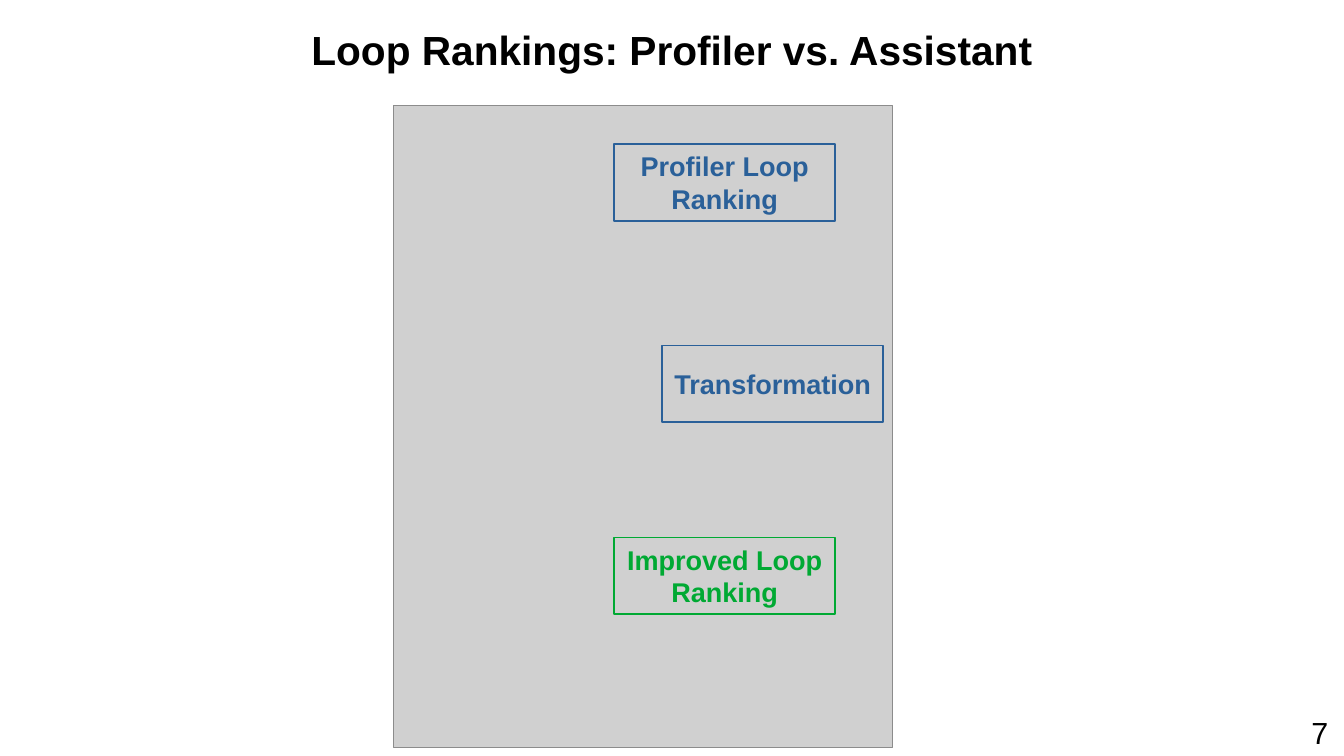
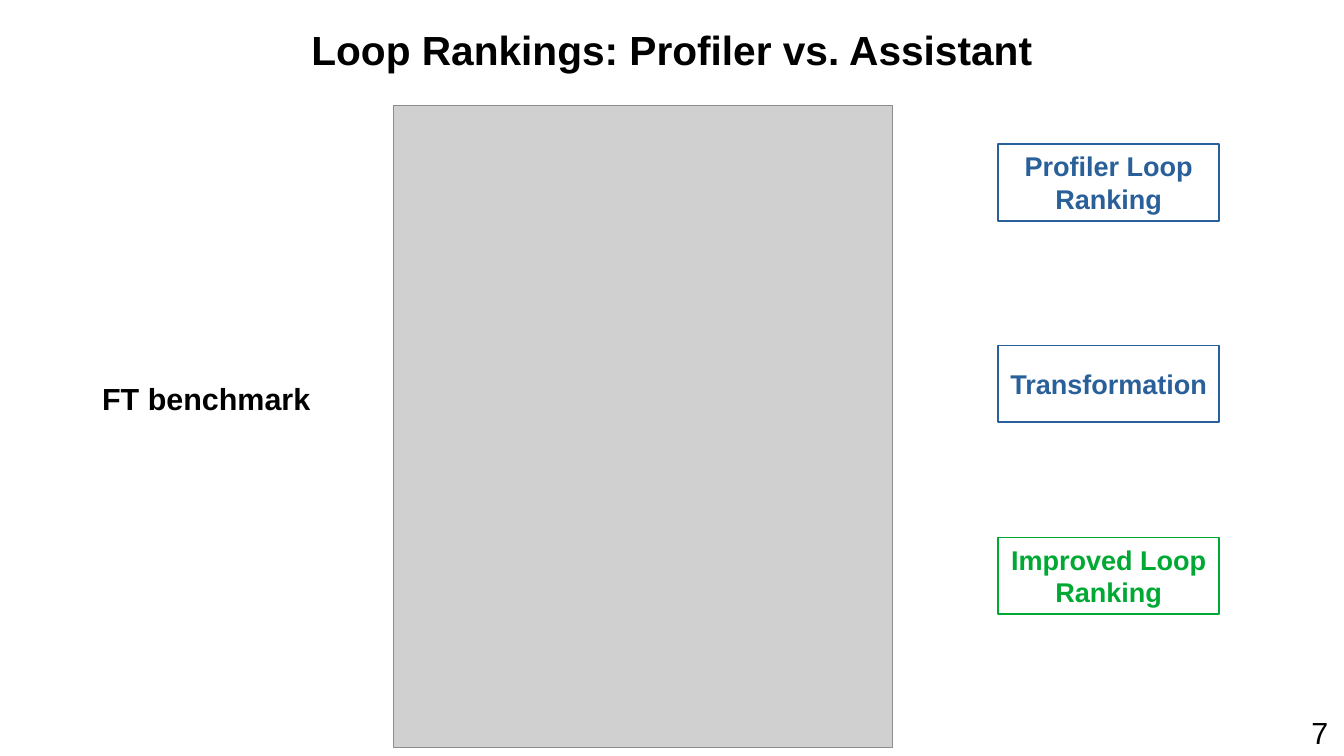
Before and after one commit to harel-coffee/PParMetrics-auto, a slide deck: slide 36 of doc/AI_SEPS_2019_talk/presentation.odp (slide 37 before the commit). Drawn at 1344x756 pixels with LibreOffice and Linux fonts; fonts in the diff are those of the drawing; grey boxes stand for pictures. Boxes give left, top, right and bottom in pixels: in the first picture for what was removed or moved away, otherwise in the second. Text is boxed around its words. In the diff, an @@ line names an element or a change of style, - is before the commit and + after.

```diff
--- a/doc/AI_SEPS_2019_talk/presentation.odp
+++ b/doc/AI_SEPS_2019_talk/presentation.odp
@@ rectangle "Profiler Loop": place and size @@
-rectangle "Profiler Loop" at bbox=[615, 144, 835, 221]
+rectangle "Profiler Loop" at bbox=[999, 144, 1220, 221]
@@ rectangle "Transformation": place and size @@
-rectangle "Transformation" at bbox=[662, 345, 883, 422]
+rectangle "Transformation" at bbox=[999, 345, 1220, 422]
@@ text added at bbox=[102, 388, 311, 411], 18 pt, text #000000, bold @@
+FT benchmark
@@ rectangle "Improved Loop": place and size @@
-rectangle "Improved Loop" at bbox=[615, 538, 835, 615]
+rectangle "Improved Loop" at bbox=[999, 538, 1220, 615]
```
Also in this commit, not shown: 13 other slides changed, 1 slide added, 2 other files.
